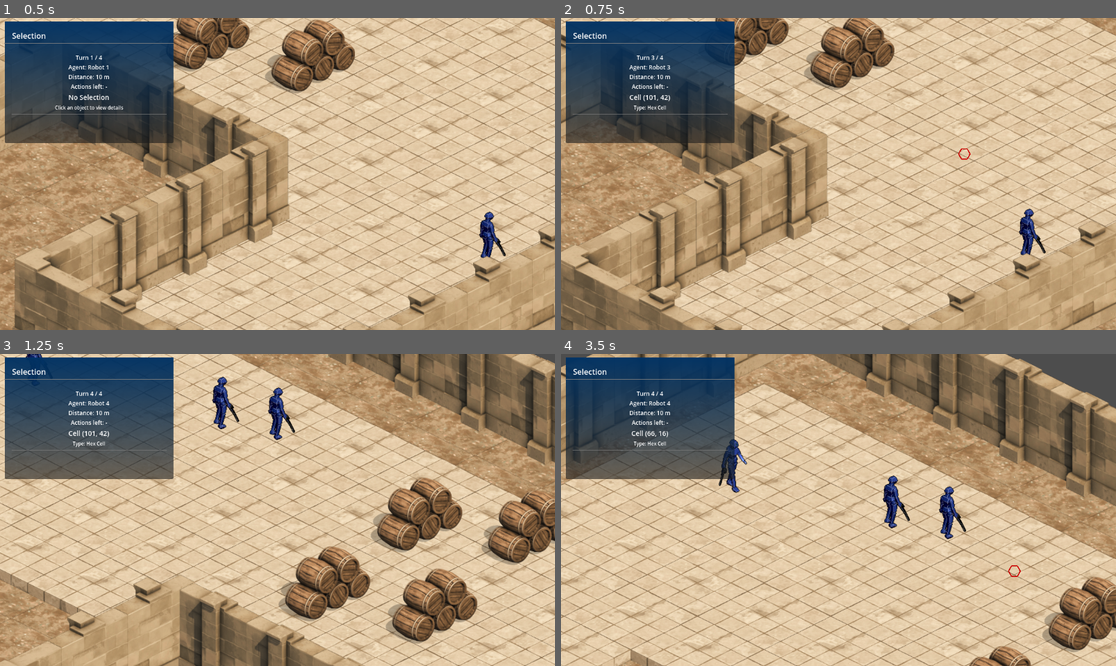
Above: before the commit, frames 1-4 (two rows, left to right).
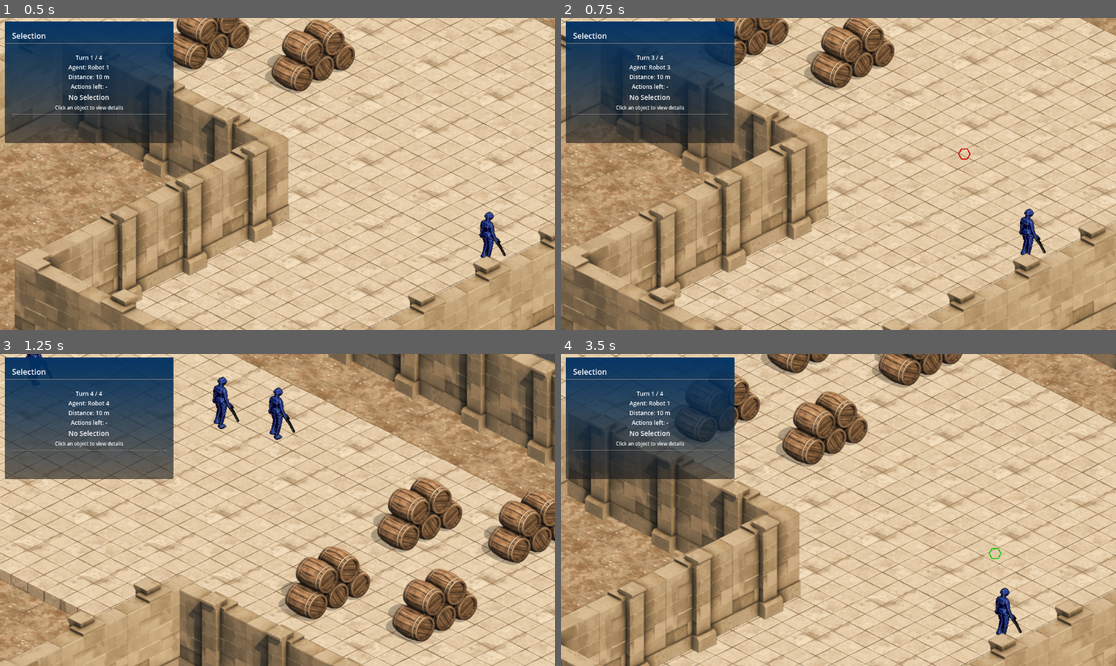
Above: after the commit, the same moments.

Repository: iolmstead23/robots-zombies-ghosts
Game: Godot game, scene res://main.tscn
The game is run twice, just before and just after one commit, with the same random seed, the same clock (stepped at 60 frames per second) and the same inputs. This scene is started directly instead of the project's main scene.
Inputs (mouse positions are in pixels of both pictures, inside the frame that each line leads up to):
- Up to frame 1 (0.5 s): no input
- Up to frame 2 (0.75 s): tap Enter (ui_accept) at 0.5 s; move the mouse to (960, 158) at 0.52 s; hold Right (ui_right) from 0.53 s (still down); tap Space at 0.6 s; click (960, 158) at 0.67 s
- Up to frame 3 (1.25 s): keep holding Right (ui_right); tap Enter (ui_accept) at 0.77 s
- Up to frame 4 (3.5 s): move the mouse to (699, 510) at 1.27 s; release Right (ui_right) at 1.28 s; hold Down (ui_down) 1.28-2.03 s; tap Space at 1.35, 2.1, 2.85 s; click (699, 510) at 1.42 s; tap Enter (ui_accept) at 1.52, 3.02 s; move the mouse to (810, 600) at 2.02 s; hold Right (ui_right) 2.03-2.78 s; click (810, 600) at 2.17 s; move the mouse to (1021, 569) at 2.77 s; hold Up (ui_up) from 2.78 s (still down); click (1021, 569) at 2.92 s

Frame 1 is identical in both runs. In frame 2, 0.2% of the frame differs, in the area x 9-23%, y 24-30%; in frame 3, 0.2%; in frame 4, 62%, in the area x 0-100%, y 0-100%.

Commit message:
coderabbit review edits

Diff:
--- a/Controllers/SessionController/Core/session_controller.gd
+++ b/Controllers/SessionController/Core/session_controller.gd
@@ -217,6 +217,9 @@
 	var result := await _initializer.initialize(config, get_tree())
 
 	if result != SessionTypes.InitResult.SUCCESS:
+		# Hide loading modal before aborting to prevent stuck UI
+		if loading_modal:
+			loading_modal.hide_modal()
 		_abort_session("Initialization failed")
 		return
 
@@ -271,6 +274,9 @@
 ## Stop and clean up the current session.
 func _abort_session(msg: String) -> void:
 	push_error(msg)
+	# Hide loading modal if it's still visible
+	if loading_modal:
+		loading_modal.hide_modal()
 	agents.clear()
 	current_agent_index = 0
 	session_active = false
--- a/main.gd
+++ b/main.gd
@@ -44,9 +44,6 @@
 	agent_manager = session_controller.get_agent_manager()
 	if agent_manager:
 		agent_manager.agent_turn_started.connect(_on_agent_turn_started)
-		agent_manager.agent_turn_ended.connect(_on_agent_turn_ended)
-		agent_manager.movement_action_completed.connect(_on_movement_action_completed)
-		agent_manager.all_agents_completed_round.connect(_on_all_agents_completed_round)
 
 		# Get initial active agent
 		active_agent_data = agent_manager.get_active_agent()
@@ -59,8 +56,6 @@
 		# nav_controller.navigation_completed.connect(_on_navigation_completed)
 		nav_controller.navigation_failed.connect(_on_navigation_failed)
 		# nav_controller.waypoint_reached.connect(_on_waypoint_reached)
-		nav_controller.path_found.connect(_on_path_found)
-		nav_controller.path_not_found.connect(_on_path_not_found)
 
 	# Add NavAgent2D follower to agent for automatic movement (only if single agent exists)
 	if agent:
@@ -102,10 +97,6 @@
 		var camera_handler = preload("res://Controllers/IOController/Input/camera_input_handler.gd").new()
 		camera_handler.name = "CameraInputHandler"
 
-		# CRITICAL FIX: Set dependencies BEFORE adding as children
-		mouse_handler.set_camera(camera)
-		mouse_handler.set_viewport(get_viewport())
-
 		# Now add IOController and handlers to scene tree
 		add_child(io_controller)
 		io_controller.add_child(mouse_handler)
@@ -145,6 +136,7 @@
 	# Verify IOController dependencies
 	if not io_controller.verify_dependencies():
 		push_error("⚠️ IOController dependency verification FAILED")
+		return
 
 func _ensure_camera_free_roam_if_debug() -> void:
 	"""Force camera into free roam mode if debug is enabled"""
@@ -294,29 +286,10 @@
 # NAVIGATION CONTROLLER CALLBACKS
 # ============================================================================
 
-func _on_path_found(_start: HexCell, goal: HexCell, path: Array[HexCell], duration_ms: float) -> void:
-	pass
-
-func _on_path_not_found(_start_pos: Vector2, _goal_pos: Vector2, reason: String) -> void:
-	pass
-
-func _on_navigation_started(target_cell: HexCell) -> void:
-	"""Called when agent navigation starts"""
-	pass
-
-func _on_navigation_completed() -> void:
-	"""Called when navigation reaches destination"""
-	pass
-
 func _on_navigation_failed(reason: String) -> void:
 	"""Called when navigation fails"""
 	push_warning("Navigation failed: %s" % reason)
 
-func _on_waypoint_reached(_cell: HexCell, _index: int, _remaining: int) -> void:
-	"""Called when agent reaches each waypoint"""
-	# Waypoint reached - no logging needed during normal operation
-	pass
-
 # ============================================================================
 # AGENT MANAGER CALLBACKS
 # ============================================================================
@@ -324,15 +297,3 @@
 func _on_agent_turn_started(agent_data: AgentData) -> void:
 	"""Called when a new agent's turn starts"""
 	active_agent_data = agent_data
-
-func _on_agent_turn_ended(agent_data: AgentData) -> void:
-	"""Called when an agent's turn ends"""
-	pass
-
-func _on_movement_action_completed(agent_data: AgentData, movements_remaining: int) -> void:
-	"""Called when an agent completes a movement action"""
-	pass
-
-func _on_all_agents_completed_round() -> void:
-	"""Called when all agents have completed a round"""
-	pass
